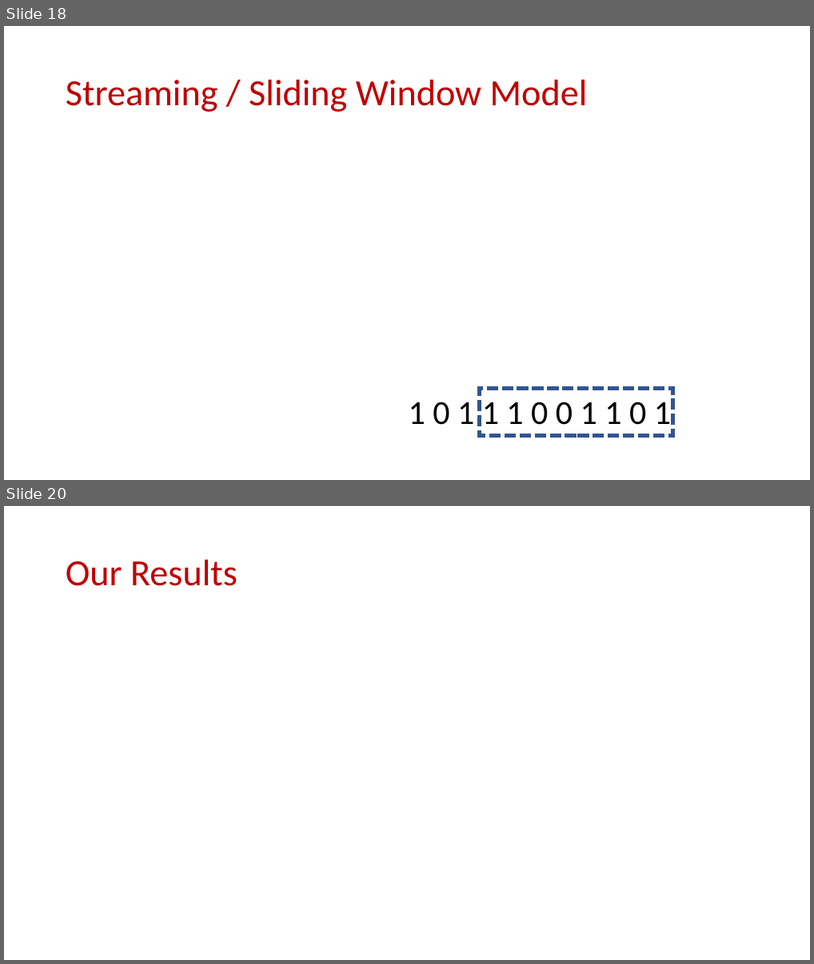
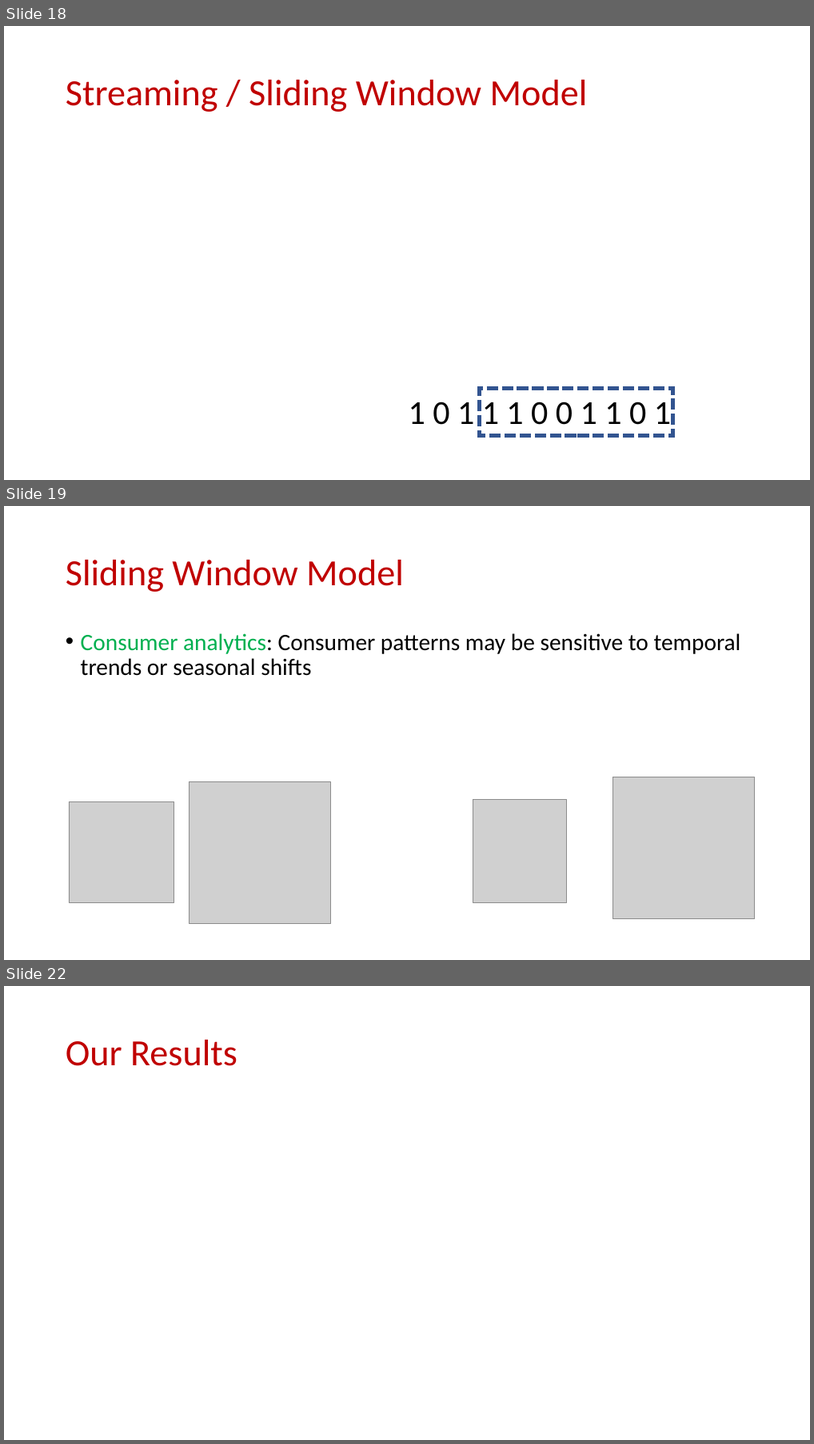
Before and after one commit to samsonzhou/samsonzhou.github.io, a slide deck: other-talks/Near-Optimal k-Clustering in the Sliding Window Model.pptx. Shown one above the other, each under a label of ours: slides 18 and 20 before the commit, slides 18, 19 and 22 after it; the slides between them are not shown. The pictures are 814x964 and 814x1444 pixels, drawn with LibreOffice and Linux fonts; fonts in the diff are those of the drawing; grey boxes stand for pictures. Boxes give left, top, right and bottom in pixels: in the first picture for what was removed or moved away, otherwise in the second. Text is boxed around its words. In the diff, an @@ line names an element or a change of style, - is before the commit and + after.

```diff
--- a/other-talks/Near-Optimal k-Clustering in the Sliding Window Model.pptx
+++ b/other-talks/Near-Optimal k-Clustering in the Sliding Window Model.pptx
@@ slide 19 added at [4, 506, 810, 960], background #FFFFFF @@
@@ title added at [66, 560, 404, 592], 44 pt, text #C00000 @@
+Sliding Window Model
@@ text added at [81, 633, 742, 676], 28 pt, text #000000 @@
+• Consumer analytics: Consumer patterns may be sensitive to temporal trends or seasonal shifts
@@ picture added at [189, 781, 330, 923] @@
@@ picture added at [613, 777, 754, 919] @@
@@ picture added at [69, 802, 174, 903] @@
@@ picture added at [474, 800, 567, 903] @@
@@ what was slide 20 is now slide 22 @@
```
Also in this commit, not shown: 21 other slides added, 1 other file.
